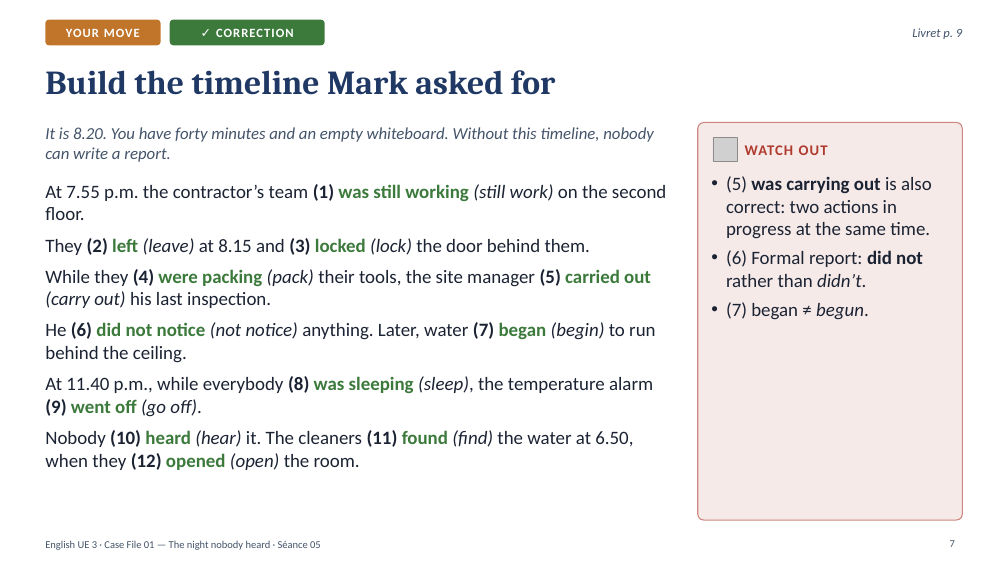
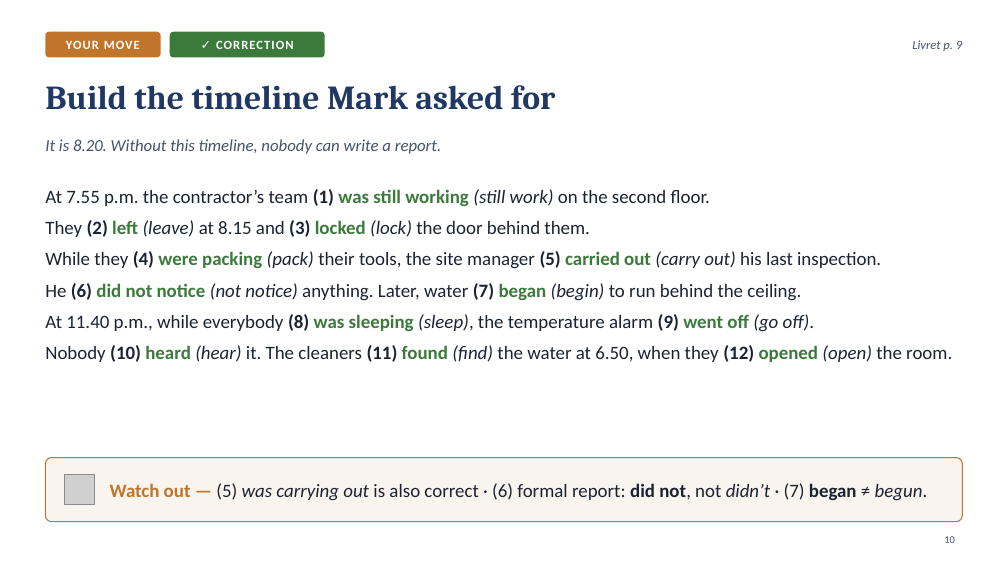
Before and after one commit to ajouniaux/talenleren, a slide deck: slide 10 of powerpoints/Seance_05_Scene2_The_timeline.pptx (slide 7 before the commit). Drawn at 1008x567 pixels with LibreOffice and Linux fonts; fonts in the diff are those of the drawing; grey boxes stand for pictures. Boxes give left, top, right and bottom in pixels: in the first picture for what was removed or moved away, otherwise in the second. Text is boxed around its words. In the diff, an @@ line names an element or a change of style, - is before the commit and + after.

```diff
--- a/powerpoints/Seance_05_Scene2_The_timeline.pptx
+++ b/powerpoints/Seance_05_Scene2_The_timeline.pptx
@@ 2 rounded rectangles, 1 text: place and size @@
-2 rounded rectangles, 1 text at bbox=[45, 20, 962, 45]
+2 rounded rectangles, 1 text at bbox=[45, 32, 962, 57]
@@ title "Build the timeline Mark asked ...": place and size @@
-title "Build the timeline Mark asked ..." at bbox=[45, 70, 555, 95]
+title "Build the timeline Mark asked ..." at bbox=[45, 85, 555, 110]
@@ text at bbox=[45, 139, 442, 154]: text changed @@
-It is 8.20. You have forty minutes and an empty whiteboard. Without this timeline, nobody can write a report.
+It is 8.20. Without this timeline, nobody can write a report.
@@ rounded rectangle removed at bbox=[698, 123, 963, 520] @@
@@ picture removed at bbox=[713, 138, 737, 162] @@
@@ text removed at bbox=[745, 145, 828, 155] @@
-WATCH OUT
@@ text "At 7.55 p.m. the contractor’s ..." rewrapped from bbox=[45, 184, 666, 470] to bbox=[45, 189, 952, 362] @@
@@ rounded rectangle added at bbox=[45, 457, 963, 522], fill #C0752A at 8% opacity, outline #C0752A 1 pt @@
@@ picture added at bbox=[64, 475, 95, 505] @@
@@ text "Watch out — (5) was ..." at bbox=[110, 483, 928, 501]: vertical alignment top to middle @@
@@ text at bbox=[110, 483, 928, 501]: text changed @@
-• (5) was carrying out is also correct: two actions in progress at the same time.
-• (6) Formal report: did not rather than didn’t.
-• (7) began ≠ begun.
+Watch out — (5) was carrying out is also correct · (6) formal report: did not, not didn’t · (7) began ≠ begun.
@@ page number added at bbox=[944, 536, 955, 543], 10 pt, text #44546A @@
+10
@@ text removed at bbox=[45, 540, 321, 550] @@
-English UE 3 · Case File 01 — The night nobody heard · Séance 05
@@ page number removed at bbox=[950, 540, 955, 547] @@
-7
```
Also in this commit, not shown: 14 other slides changed, 12 slides added, 2 slides removed, 7 other files.
